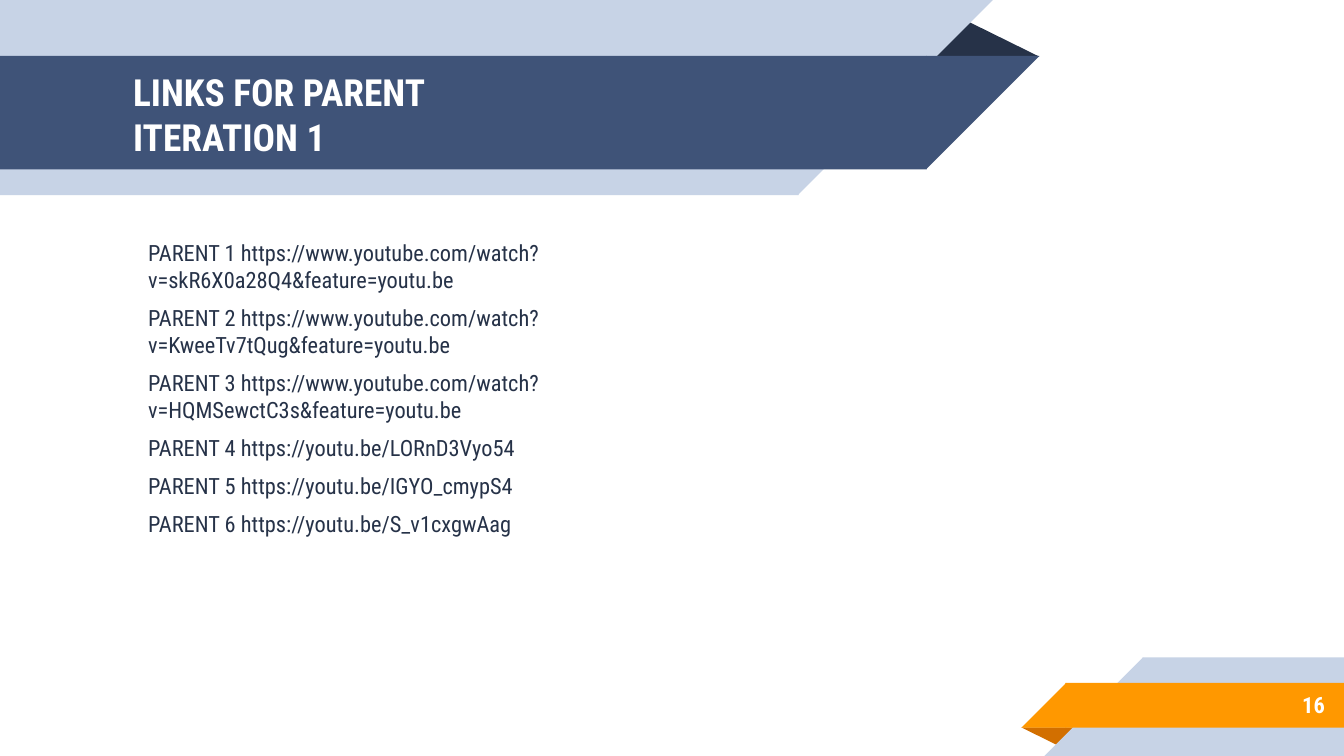
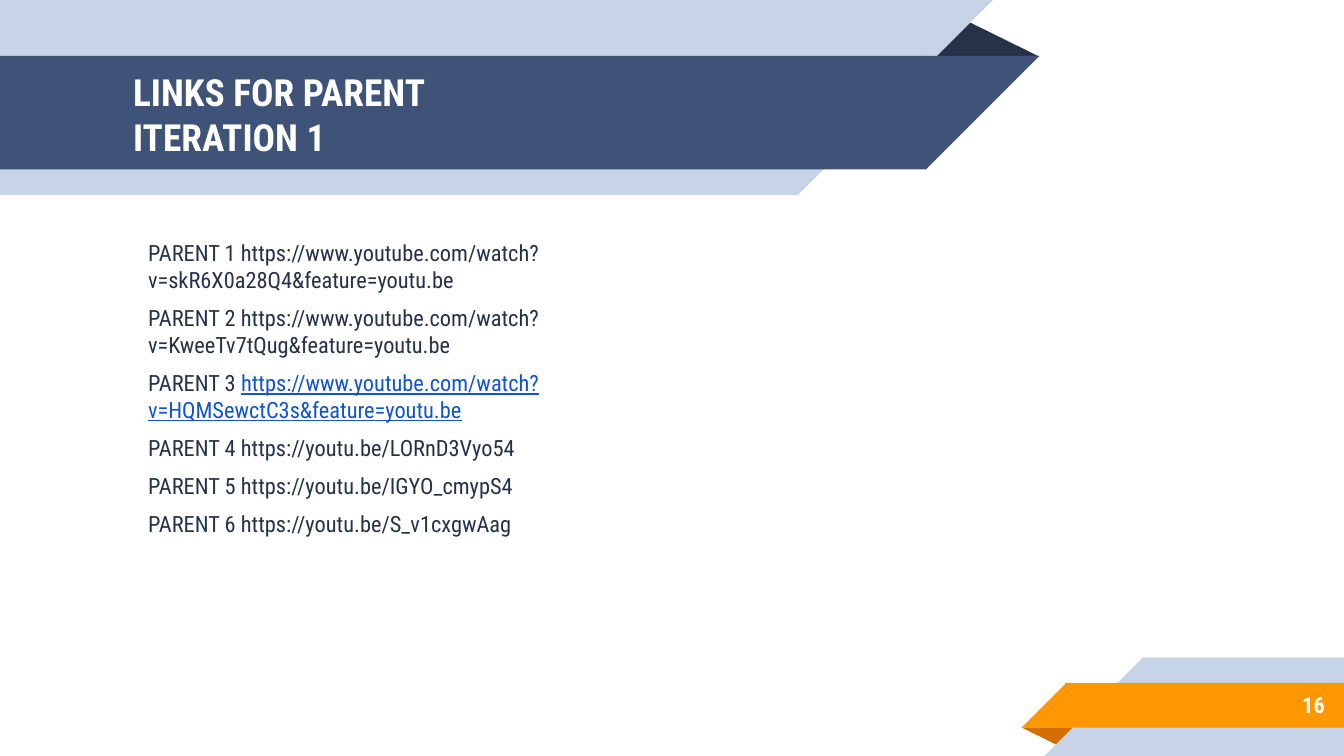
Before and after one commit to ctcambaliza/lab1, a slide deck: slide 16 of USERDES-PPT-FINAL.pptx. Drawn at 1344x756 pixels with LibreOffice and Linux fonts; fonts in the diff are those of the drawing. Boxes give left, top, right and bottom in pixels: in the first picture for what was removed or moved away, otherwise in the second. Text is boxed around its words. In the diff, an @@ line names an element or a change of style, - is before the commit and + after.

```diff
--- a/USERDES-PPT-FINAL.pptx
+++ b/USERDES-PPT-FINAL.pptx
@@ text at box(148, 374, 539, 423): text colour #263248 to #1155CC, underline on in "https://www.youtube.com/watch?v=HQMSewctC3s&feature=youtu.be" @@
```
Also in this commit, not shown: 1 other slide changed.
